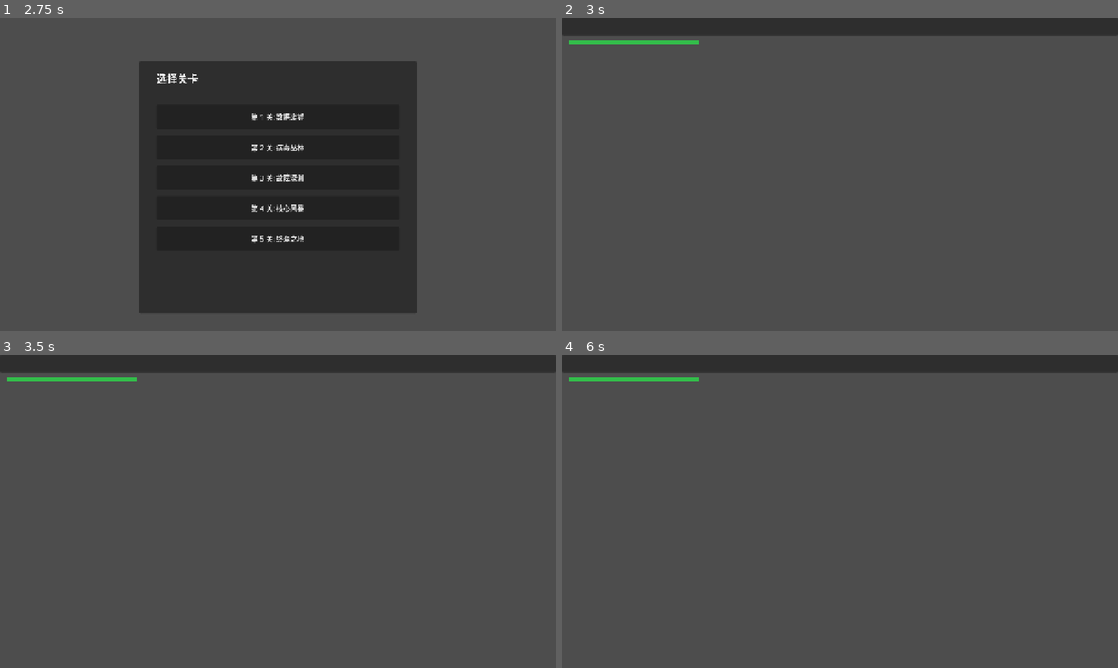
Above: before the commit, frames 1-4 (two rows, left to right).
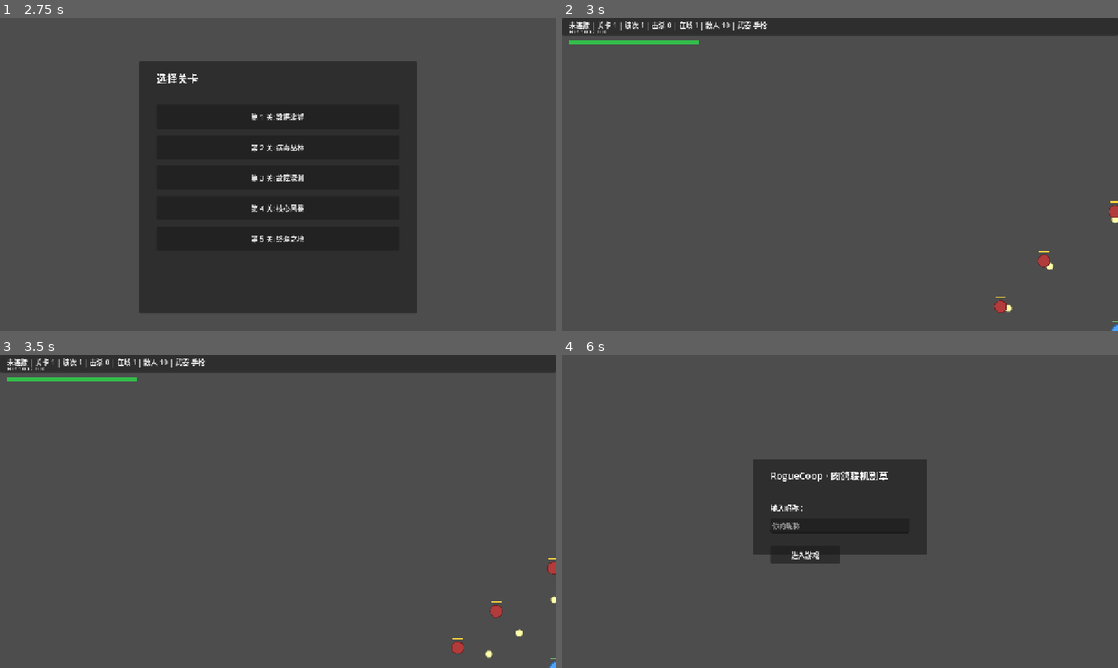
Above: after the commit, the same moments.

Repository: kiony6/roguecoop
Game: Godot game, scene res://scenes/main.tscn
Same seed, same stepped clock (60 frames per second), same inputs: the game is played once before the commit and once after it.
Inputs (mouse positions are in pixels of both pictures, inside the frame that each line leads up to):
- Up to frame 1 (2.75 s): click (278, 190) at 0.52 s; type "Alex" at 0.6 s; click "进入游戏" at 1.25 s; click "开始游戏（单人）" at 2 s
- Up to frame 2 (3 s): click "第 1 关: 数据废墟" at 2.75 s
- Up to frame 3 (3.5 s): no input
- Up to frame 4 (6 s): move the mouse to (962, 495) at 3.52 s; hold D (move_right) 3.53-4.28 s; hold K (dash) 3.53-4.28 s; click (962, 495) at 3.67 s; move the mouse to (728, 527) at 4.27 s; hold S (move_down) 4.28-5.03 s; tap J (fire) at 4.35 s; move the mouse to (895, 442) at 5.02 s; hold D (move_right) 5.03-5.75 s; hold K (dash) 5.03-5.75 s; click (812, 489) at 5.75 s, where only the run after the commit has a clickable "返回主菜单"

Frame 1 is identical in both runs. In frame 2, 0.7% of the frame differs, in the area x 1-100%, y 1-100%; in frame 3, 0.8%; in frame 4, 15%, in the area x 0-100%, y 0-67%.
Error before the commit: Parse Error: Cannot infer the type of "cfg" variable because the value doesn't have a set type. (res://scripts/world.gd:71)

Commit message:
修复 type inference 错误 LEVEL_CFG[lvl]

Diff:
--- a/scripts/world.gd
+++ b/scripts/world.gd
@@ -68,7 +68,7 @@
 		_single_host = NetHostLogic.new()
 		_single_host.reset()
 		var lvl := clampi(Global.current_level, 0, LEVEL_CFG.size() - 1)
-		var cfg := LEVEL_CFG[lvl]
+		var cfg: Dictionary = LEVEL_CFG[lvl]
 		_single_host.spawn_interval = max(0.4, 1.5 - float(lvl) * 0.2)
 		_single_host.add_player(_single_id)
 		_single_host.players[_single_id]["pos"] = Vector2(640, 360)
